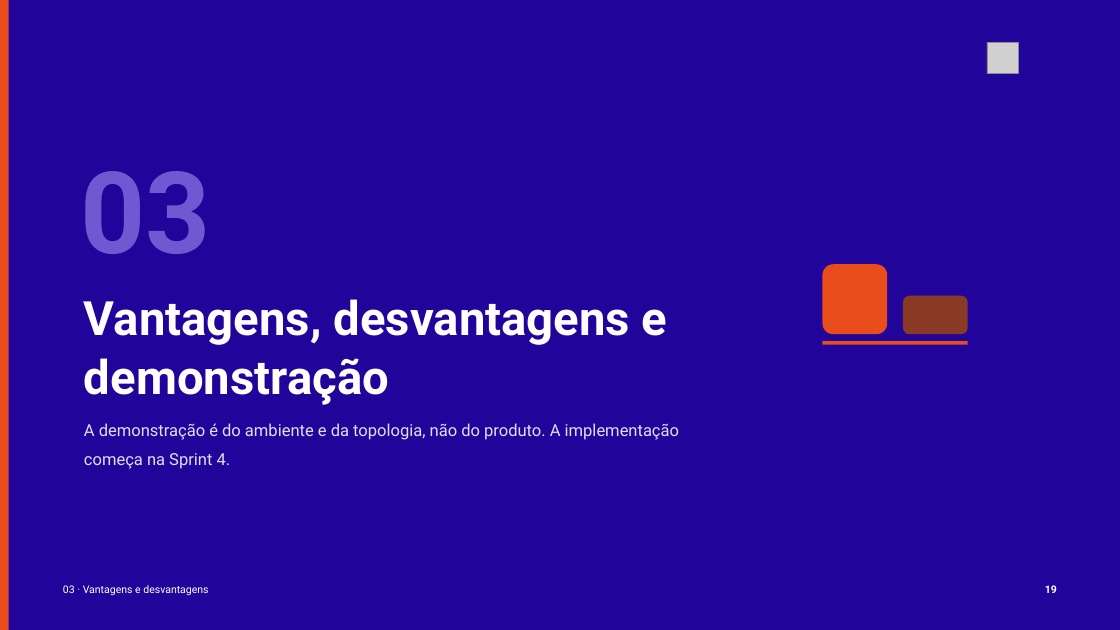
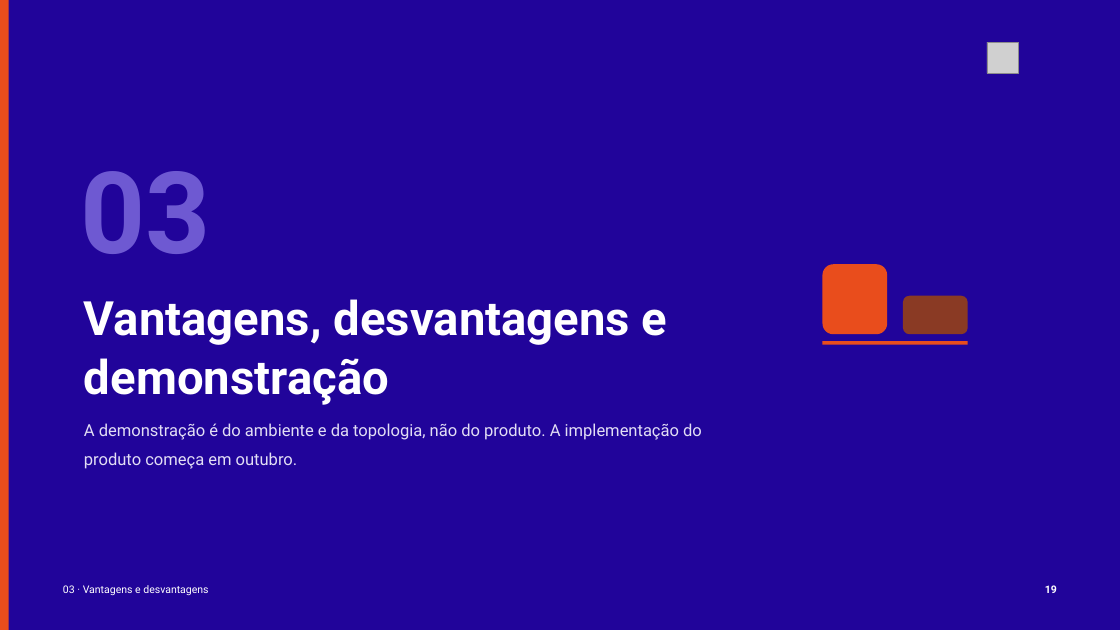
Before and after one commit to tcpassos/invite-app, a slide deck: slide 19 of trabalhos/T1-Docker-Invite-People.pptx. Drawn at 1120x630 pixels with LibreOffice and Linux fonts; fonts in the diff are those of the drawing; grey boxes stand for pictures. Boxes give left, top, right and bottom in pixels: in the first picture for what was removed or moved away, otherwise in the second. Text is boxed around its words. In the diff, an @@ line names an element or a change of style, - is before the commit and + after.

Commit message:
docs: aplica a regra de identificador tambem a sprint, questao norteadora e ADR

```diff
--- a/trabalhos/T1-Docker-Invite-People.pptx
+++ b/trabalhos/T1-Docker-Invite-People.pptx
@@ text at (x1=84, y1=423, x2=702, y2=469): text changed @@
-A demonstração é do ambiente e da topologia, não do produto. A implementação começa na Sprint 4.
+A demonstração é do ambiente e da topologia, não do produto. A implementação do produto começa em outubro.
```
Also in this commit, not shown: 6 other slides changed, 11 other files.
